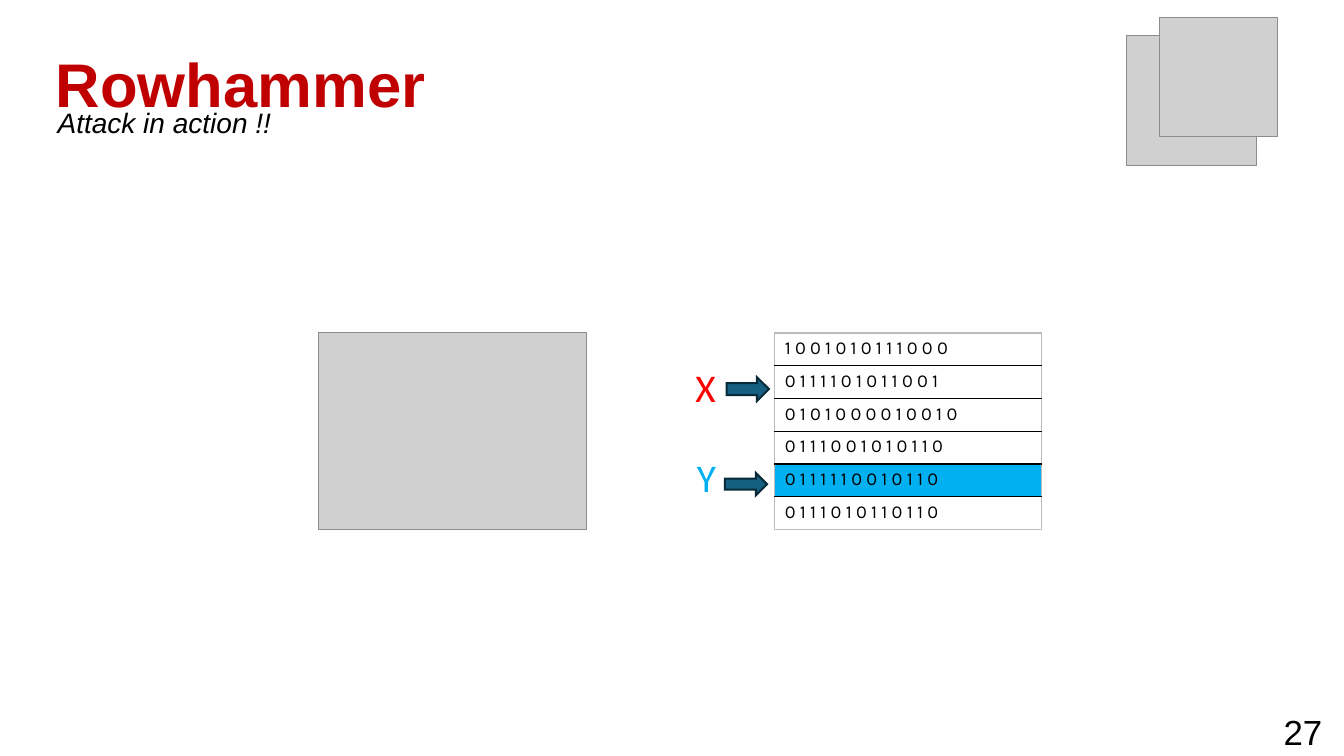
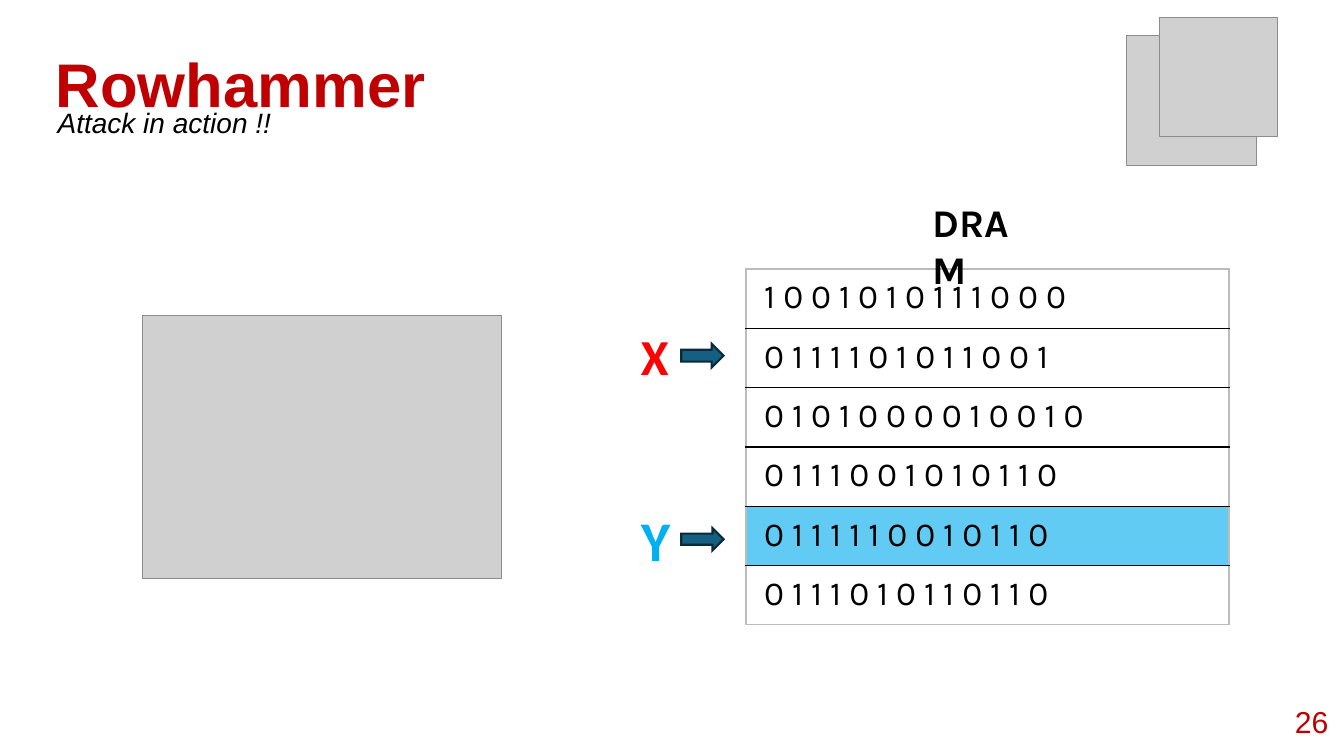
Before and after one commit to sroy729/FDP-Cybersecurity, a slide deck: slide 26 of slides/FDP-Cybersecurity.pptx (slide 27 before the commit). Drawn at 1344x756 pixels with LibreOffice and Linux fonts; fonts in the diff are those of the drawing; grey boxes stand for pictures. Boxes give left, top, right and bottom in pixels: in the first picture for what was removed or moved away, otherwise in the second. Text is boxed around its words. In the diff, an @@ line names an element or a change of style, - is before the commit and + after.

```diff
--- a/slides/FDP-Cybersecurity.pptx
+++ b/slides/FDP-Cybersecurity.pptx
@@ text added at (923, 194, 1053, 251), 28 pt, text #000000, bold @@
+DRAM
@@ table at (746, 269, 1229, 625) @@
@@ fill #00B0F0 to #61CBF4 in row 5, column 1 @@
@@ size 13 to 24 pt @@
@@ table: place and size @@
-table at (775, 333, 1043, 529)
+table at (746, 269, 1229, 625)
@@ picture: place and size @@
-picture at (319, 333, 587, 529)
+picture at (142, 316, 501, 579)
@@ text "X": place and size @@
-text "X" at (695, 377, 715, 402)
+text "X" at (641, 342, 669, 375)
@@ text "X" at (641, 342, 669, 375): size 28 to 36 pt, bold on @@
@@ right arrow: place and size @@
-right arrow at (727, 377, 769, 401)
+right arrow at (682, 344, 724, 368)
@@ text "Y": place and size @@
-text "Y" at (697, 467, 716, 492)
+text "Y" at (641, 524, 670, 561)
@@ text "Y" at (641, 524, 670, 561): size 28 to 40 pt, bold on @@
@@ right arrow: place and size @@
-right arrow at (725, 473, 767, 495)
+right arrow at (682, 528, 724, 551)
@@ page number added at (1295, 712, 1329, 734), 21.6 pt, text #C00000 @@
+26
@@ page number removed at (1284, 720, 1323, 745) @@
-27
```
Also in this commit, not shown: 30 other slides changed, 2 slides added, 1 slide removed.
